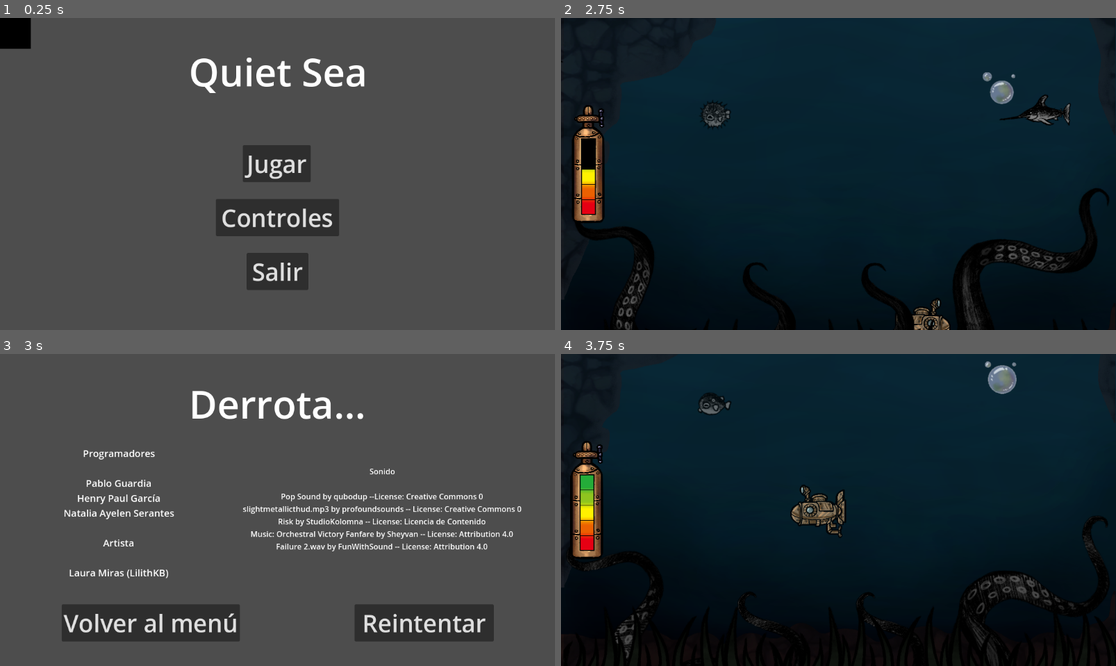
Above: before the commit, frames 1-4 (two rows, left to right).
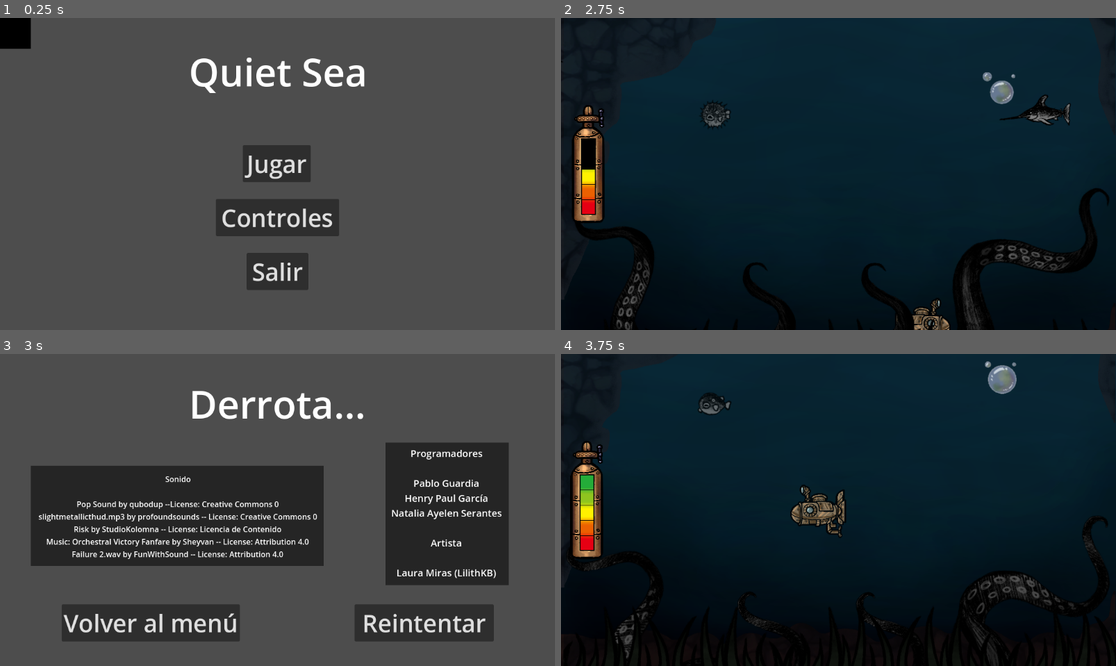
Above: after the commit, the same moments.

Repository: hpaulgs/gameJum2025
Game: Godot game, scene res://escenas/menu.tscn
The game is run twice, just before and just after one commit, with the same random seed, the same clock (stepped at 60 frames per second) and the same inputs. Video files are missing from this copy of the repository; at most half a second of black plays in their place.
Inputs:
- Up to frame 1 (0.25 s): no input
- Up to frame 2 (2.75 s): click "Jugar" at 0.5 s; hold Right (ui_right) 1.28-2.03 s; hold Down (ui_down) from 2.03 s (still down)
- Up to frame 3 (3 s): release Down (ui_down) at 2.78 s; hold Right (ui_right) from 2.78 s (still down)
- Up to frame 4 (3.75 s): release Right (ui_right) at 3.5 s; click "Reintentar" at 3.5 s

Frames 1-2 are identical in both runs. In frame 3, 27% of the frame differs, in the area x 5-94%, y 28-75%; in frame 4, nothing differs.

Commit message:
Fondo de victoria y fondo gris en los label para que se vean con el fondo

Diff:
--- a/quietsea/escenas/derrota.tscn
+++ b/quietsea/escenas/derrota.tscn
@@ -1,6 +1,7 @@
-[gd_scene load_steps=3 format=3 uid="uid://b4nff5r2ipp3t"]
+[gd_scene load_steps=4 format=3 uid="uid://b4nff5r2ipp3t"]
 
 [ext_resource type="Script" path="res://scripts/derrota.gd" id="1_w7wwb"]
+[ext_resource type="Texture2D" uid="uid://c2q3tdllqum5k" path="res://graficos/rectangulonegro.png" id="2_31g6t"]
 [ext_resource type="AudioStream" uid="uid://dn6dg2mqtfxyf" path="res://musica/failure-2.wav" id="2_eib0l"]
 
 [node name="Derrota" type="Control"]
@@ -21,11 +22,17 @@
 theme_override_font_sizes/font_size = 80
 text = "Derrota..."
 
+[node name="Sprite2D" type="Sprite2D" parent="."]
+modulate = Color(1, 1, 1, 0.509804)
+position = Vector2(928, 332)
+scale = Vector2(0.426667, 0.493333)
+texture = ExtResource("2_31g6t")
+
 [node name="Creditos" type="Label" parent="."]
 layout_mode = 0
-offset_left = 128.0
+offset_left = 808.0
 offset_top = 192.0
-offset_right = 366.0
+offset_right = 1046.0
 offset_bottom = 468.0
 theme_override_font_sizes/font_size = 20
 text = "Programadores
@@ -62,12 +69,18 @@
 volume_db = 10.0
 autoplay = true
 
+[node name="Sprite2D2" type="Sprite2D" parent="."]
+modulate = Color(1, 1, 1, 0.509804)
+position = Vector2(368, 336)
+scale = Vector2(1.01333, 0.346667)
+texture = ExtResource("2_31g6t")
+
 [node name="Sonido" type="Label" parent="."]
 layout_mode = 0
-offset_left = 504.0
-offset_top = 232.0
-offset_right = 1083.0
-offset_bottom = 411.0
+offset_left = 80.0
+offset_top = 248.0
+offset_right = 659.0
+offset_bottom = 427.0
 text = "Sonido
 
 Pop Sound by qubodup --License: Creative Commons 0
--- a/quietsea/escenas/victoria.tscn
+++ b/quietsea/escenas/victoria.tscn
@@ -1,7 +1,9 @@
-[gd_scene load_steps=3 format=3 uid="uid://besi4c4i8k627"]
+[gd_scene load_steps=5 format=3 uid="uid://besi4c4i8k627"]
 
 [ext_resource type="Script" path="res://scripts/victoria.gd" id="1_gwuqu"]
 [ext_resource type="AudioStream" uid="uid://cxsa237ko360p" path="res://musica/music-orchestral-victory-fanfare.wav" id="2_tf4dj"]
+[ext_resource type="VideoStream" path="res://graficos/PANTALLA-INICIO.ogv" id="3_7se1b"]
+[ext_resource type="Texture2D" uid="uid://c2q3tdllqum5k" path="res://graficos/rectangulonegro.png" id="3_u7bsa"]
 
 [node name="Victoria" type="Control"]
 layout_mode = 3
@@ -12,6 +14,14 @@
 grow_vertical = 2
 script = ExtResource("1_gwuqu")
 
+[node name="VideoStreamPlayer" type="VideoStreamPlayer" parent="."]
+layout_mode = 0
+offset_right = 1152.0
+offset_bottom = 656.0
+stream = ExtResource("3_7se1b")
+autoplay = true
+loop = true
+
 [node name="Victoria" type="Label" parent="."]
 layout_mode = 0
 offset_left = 408.0
@@ -21,11 +31,17 @@
 theme_override_font_sizes/font_size = 80
 text = "¡Victoria!"
 
+[node name="Sprite2D2" type="Sprite2D" parent="."]
+modulate = Color(1, 1, 1, 0.509804)
+position = Vector2(928, 332)
+scale = Vector2(0.426667, 0.493333)
+texture = ExtResource("3_u7bsa")
+
 [node name="Creditos" type="Label" parent="."]
 layout_mode = 0
-offset_left = 128.0
+offset_left = 808.0
 offset_top = 192.0
-offset_right = 366.0
+offset_right = 1046.0
 offset_bottom = 468.0
 theme_override_font_sizes/font_size = 20
 text = "Programadores
@@ -61,12 +77,18 @@
 stream = ExtResource("2_tf4dj")
 autoplay = true
 
+[node name="Sprite2D" type="Sprite2D" parent="."]
+modulate = Color(1, 1, 1, 0.509804)
+position = Vector2(368, 336)
+scale = Vector2(1.01333, 0.346667)
+texture = ExtResource("3_u7bsa")
+
 [node name="Sonido" type="Label" parent="."]
 layout_mode = 0
-offset_left = 504.0
-offset_top = 232.0
-offset_right = 1084.0
-offset_bottom = 411.0
+offset_left = 80.0
+offset_top = 248.0
+offset_right = 660.0
+offset_bottom = 427.0
 text = "Sonido
 
 Pop Sound by qubodup --License: Creative Commons 0
